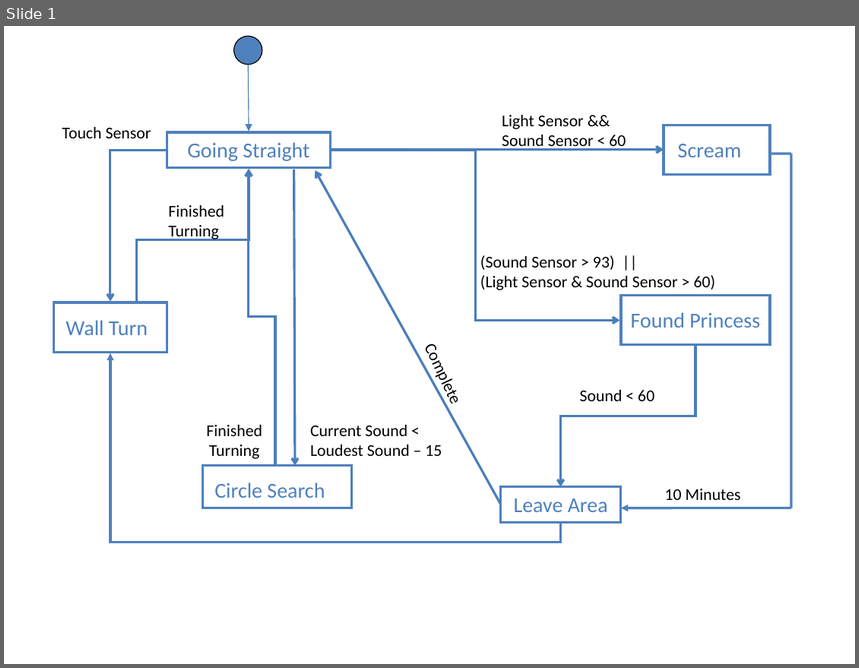
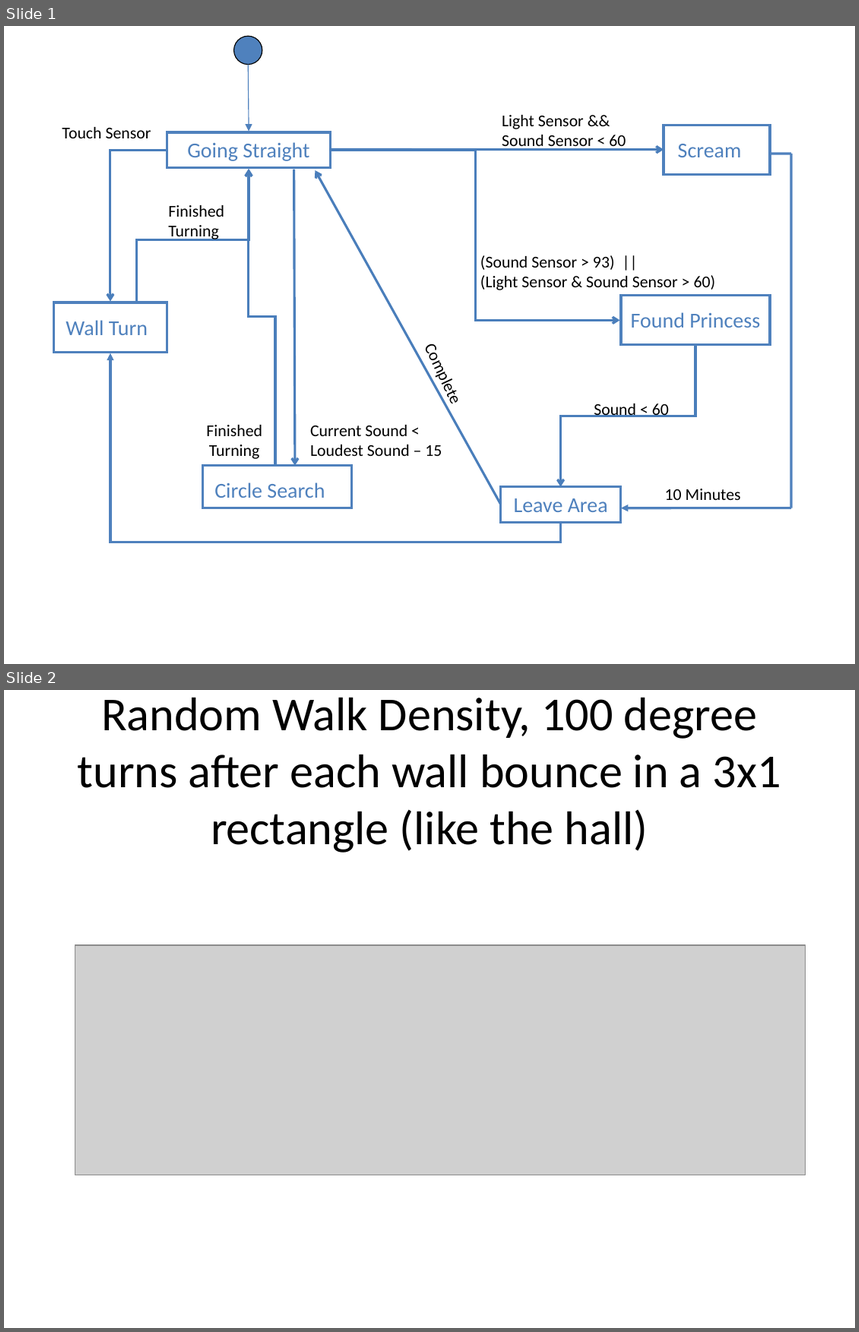
Before and after one commit to andrewzaldivar/psych268r-finalproject-spr10, a slide deck: State Diagram.ppt. Shown one above the other, each under a label of ours: slide 1 before the commit, slides 1 and 2 after it. The pictures are 859x668 and 859x1332 pixels, drawn with LibreOffice and Linux fonts; fonts in the diff are those of the drawing; grey boxes stand for pictures. Boxes give left, top, right and bottom in pixels: in the first picture for what was removed or moved away, otherwise in the second. Text is boxed around its words. In the diff, an @@ line names an element or a change of style, - is before the commit and + after.

Commit message:
Current state diagram, with James's simulations for ballistic random-walks in the elevator experimental area.

```diff
--- a/State Diagram.ppt
+++ b/State Diagram.ppt
@@ slide 2 added at (x1=4, y1=690, x2=855, y2=1328), background #FFFFFF @@
@@ title added at (x1=78, y1=697, x2=781, y2=853), 40 pt, text #000000 @@
+Random Walk Density, 100 degree turns after each wall bounce in a 3x1 rectangle (like the hall)
@@ picture added at (x1=75, y1=945, x2=805, y2=1175) @@
@@ slide 1 changed as well @@
@@ text "Sound < 60" moved from (x1=580, y1=390, x2=655, y2=401) to (x1=594, y1=404, x2=669, y2=417) @@
```
